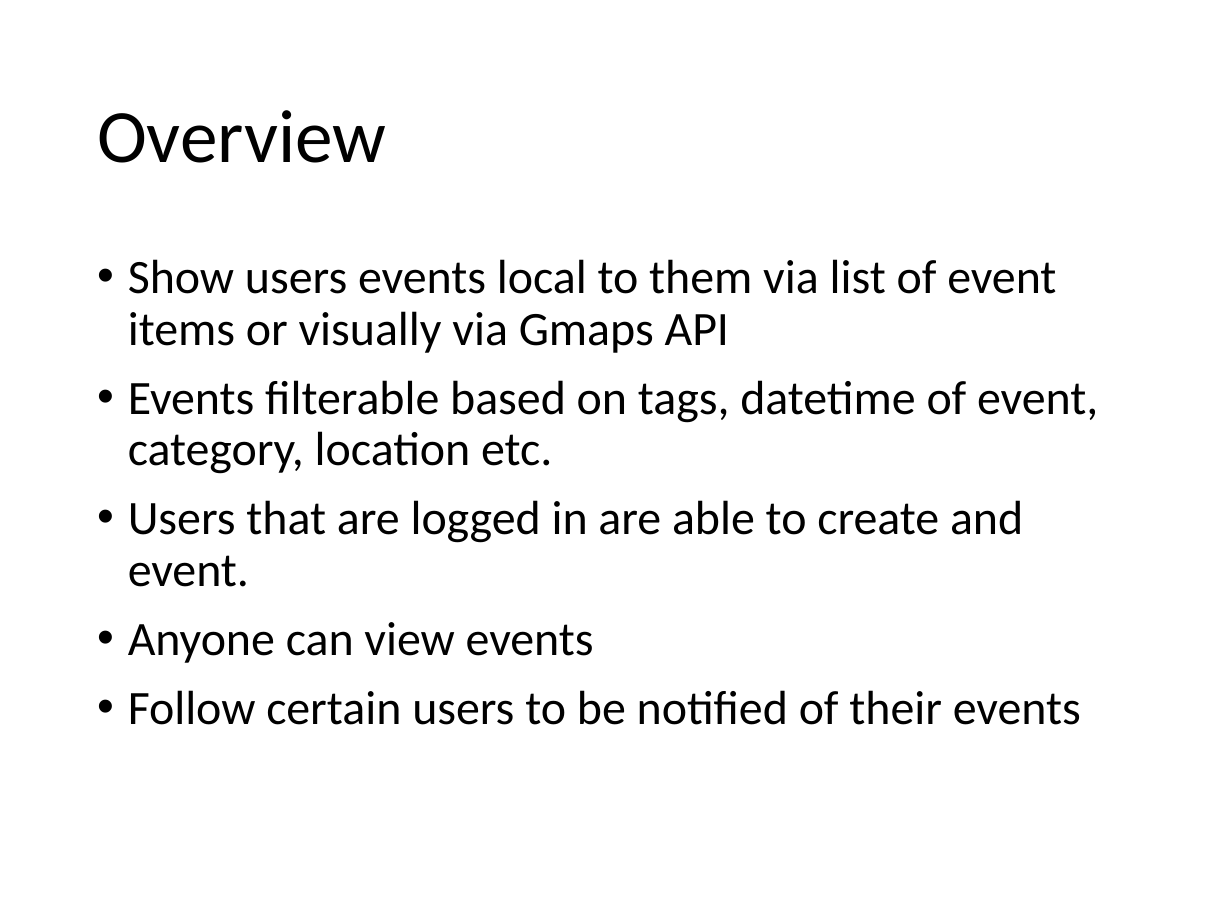
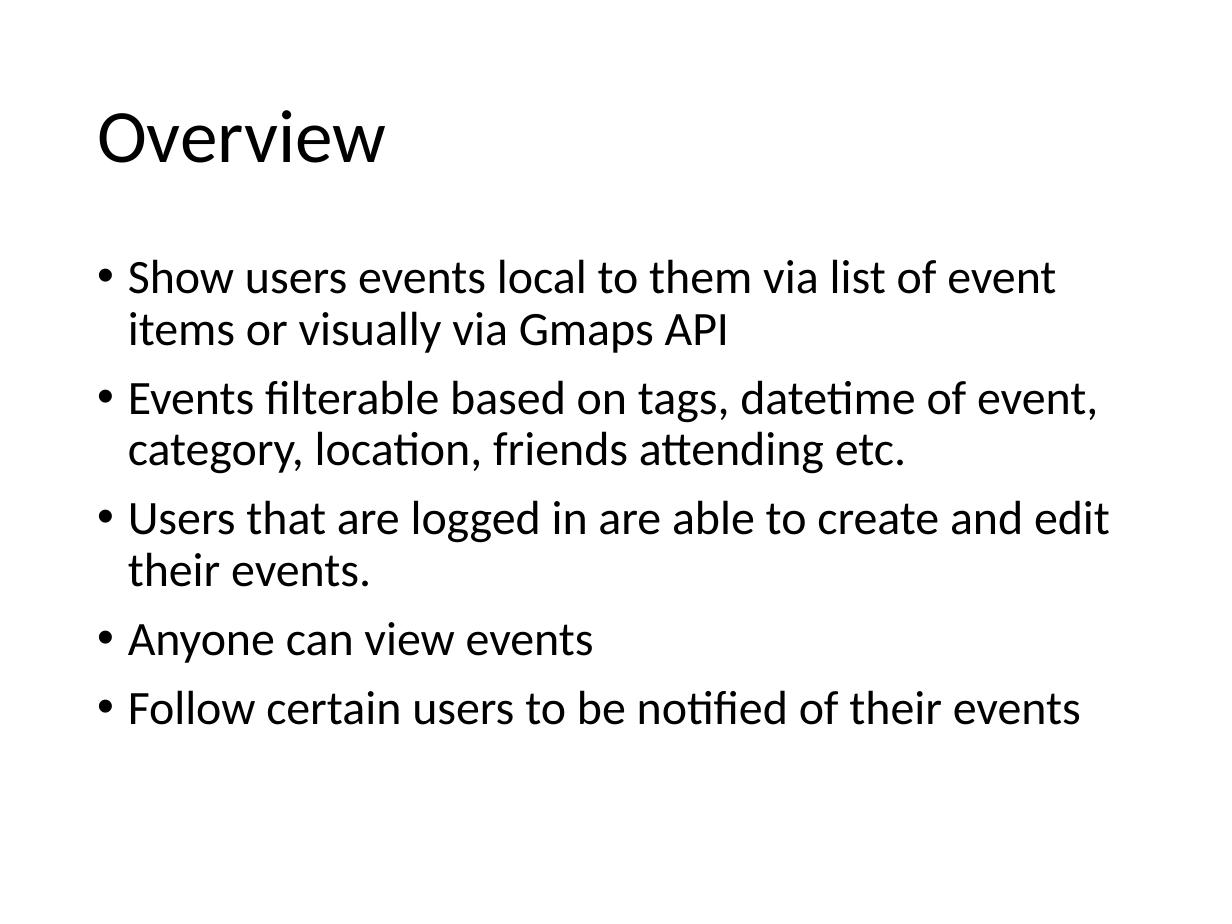
Before and after one commit to Lindronics/wad2_group_project, a slide deck: slide 2 of design_spec/design_specification.pptx. Drawn at 1232x924 pixels with LibreOffice and Linux fonts; fonts in the diff are those of the drawing. Boxes give left, top, right and bottom in pixels: in the first picture for what was removed or moved away, otherwise in the second. Text is boxed around its words. In the diff, an @@ line names an element or a change of style, - is before the commit and + after.

Commit message:
ppt changes

```diff
--- a/design_spec/design_specification.pptx
+++ b/design_spec/design_specification.pptx
@@ text at (128, 380, 1110, 587): text changed @@
-• Events filterable based on tags, datetime of event, category, location etc.
-• Users that are logged in are able to create and event.
+• Events filterable based on tags, datetime of event, category, location, friends attending etc.
+• Users that are logged in are able to create and edit their events.
```
Also in this commit, not shown: 2 other slides changed, 2 slides added, 2 slides removed.
